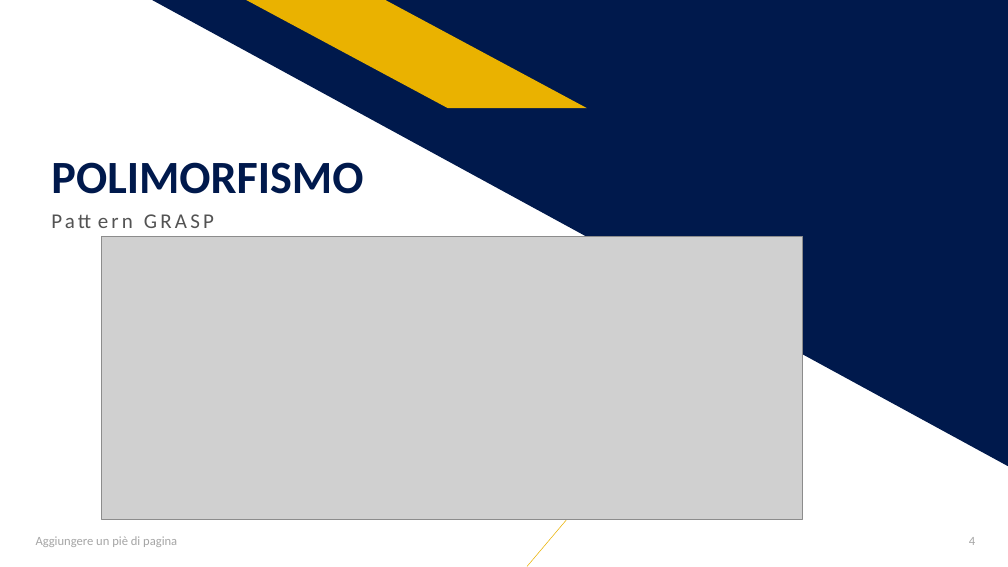
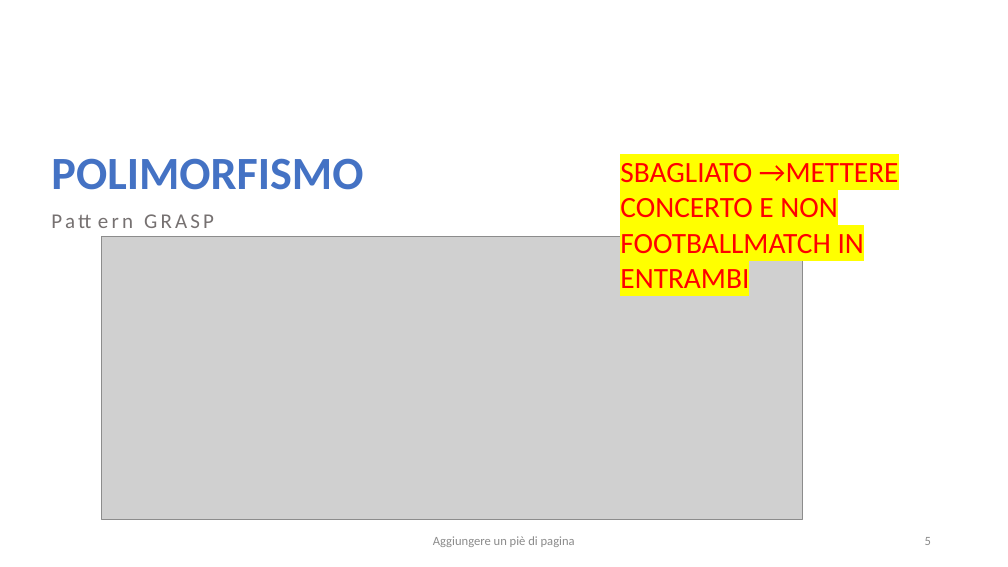
Before and after one commit to salvalai-matteo/EventBookDocumentation, a slide deck: slide 5 of Progetto Ingegneria SW.pptx (slide 4 before the commit). Drawn at 1008x567 pixels with LibreOffice and Linux fonts; fonts in the diff are those of the drawing; grey boxes stand for pictures. Boxes give left, top, right and bottom in pixels: in the first picture for what was removed or moved away, otherwise in the second. Text is boxed around its words. In the diff, an @@ line names an element or a change of style, - is before the commit and + after.

```diff
--- a/Progetto Ingegneria SW.pptx
+++ b/Progetto Ingegneria SW.pptx
@@ right triangle removed at (152,0,1008,467) @@
@@ parallelogram removed at (247,0,588,108) @@
@@ title "POLIMORFISMO" at (51,158,363,190): text colour #00194C to #4472C4 @@
@@ text added at (620,163,899,288), 28 pt, text #FF0000 @@
+SBAGLIATO →METTERE CONCERTO E NON FOOTBALLMATCH IN ENTRAMBI
@@ text "Pattern GRASP" at (44,206,651,257): text colour #525252 to #767171 @@
@@ line removed from (527, 566) to (653, 417) @@
@@ text "Aggiungere un piè di pagina": place and size @@
-text "Aggiungere un piè di pagina" at (36,536,177,547)
+text "Aggiungere un piè di pagina" at (433,536,575,547)
@@ text "Aggiungere un piè di pagina" at (433,536,575,547): text colour #A5A5A5 to #8C8C8C; alignment left to centre @@
@@ page number added at (925,537,931,545), 12 pt, text #8C8C8C @@
+5
@@ page number removed at (969,537,975,545) @@
-4
```
Also in this commit, not shown: 14 other slides changed, 3 slides added, 6 slides removed.
